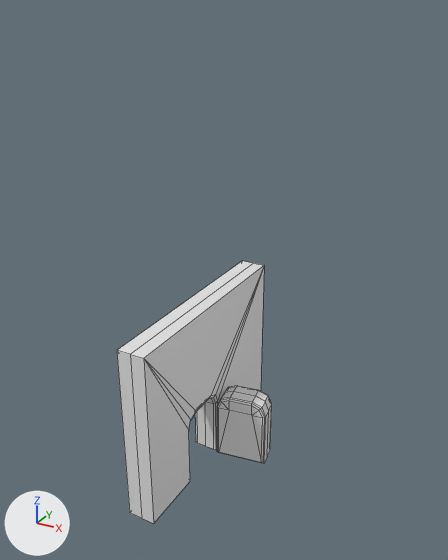
Renders of the Blender file Bruise Cruise/Assets/Models/Level 1/final doorway.blend from each side of a commit.
Both versions are drawn from a camera (50 mm lens) standing at (15.1, -23.8, 18.9) and looking at (-1.4, 6.2, 3.9). Lighting does not change. The marker at lower left points along +X, +Y and +Z. Mesh edges are drawn as thin lines.

Script lines for the objects in view, before the commit:
```python
me_cube = bpy.data.meshes.new('Cube')
me_cube.from_pydata(...)  # 40 vertices, 31 faces; spans x 0.0..0.73, y -4.96..7.22, z -4.56..4.91
me_cube.materials.append(mat_ship_body)  # white #e7e7e7
me_cube_001 = bpy.data.meshes.new('Cube.001')
me_cube_001.from_pydata(...)  # 60 vertices, 64 faces; spans x -0.73..0.73, y -1.41..1.41, z -4.56..-0.64
me_cube_001.materials.append(mat_ship_body)  # white #e7e7e7
ob_door = bpy.data.objects.new('door', me_cube_001)
ob_door.location = (2.14, 2.1, 0.0)
ob_door.rotation_euler = (0.0, 0.0, 1.725)  # degrees (0, 0, 99)
ob_doorway = bpy.data.objects.new('doorway', me_cube)
ob_doorway.location = (0.0, 0.0, 0.0)
_m = ob_doorway.modifiers.new('Mirror', 'MIRROR')
_m.use_clip = True
```
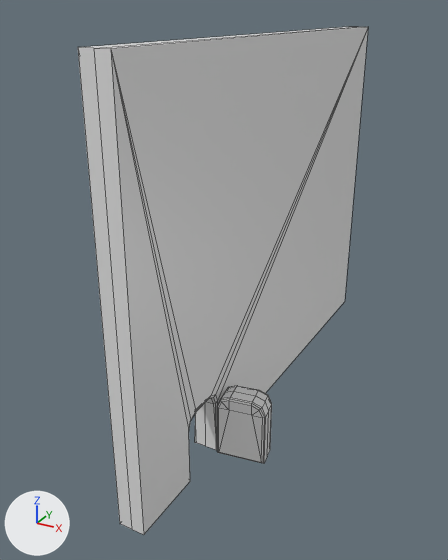
The change, as JSON lines over the scene's bpy script:
```json
{"block": "me_cube", "where": "me_cube.from_pydata(...)  # 40 vertices, 31 faces; spans x 0.0..0.73, y -4.96..7.22, z -4.56..4.91"}
{"block": "me_cube", "where": "# used by ob_doorway; location = (0.0, 0.0, 0.0)"}
{"block": "me_cube", "change": "me_cube part 1"}
{"op": "set", "path": "me_cube.vertices[0].co", "old": "(0.0, 7.22, -4.56)", "new": "(0.0, 24.06, -4.56)"}
{"op": "set", "path": "me_cube.vertices[1].co", "old": "(0.0, -4.96, 4.91)", "new": "(0.0, -5.79, 17.61)", "note": "pixel (130, 354) -> pixel (93, 48)"}
{"op": "set", "path": "me_cube.vertices[2].co", "old": "(0.0, -4.96, -4.56)", "new": "(0.0, -5.79, -4.56)", "note": "pixel (141, 518) -> pixel (131, 529)"}
{"op": "set", "path": "me_cube.vertices[3].co", "old": "(0.0, 7.22, 4.91)", "new": "(0.0, 24.06, 17.61)", "note": "pixel (253, 263) -> pixel (358, 26)"}
{"op": "set", "path": "me_cube.vertices[4].co", "old": "(0.73, 7.22, 4.91)", "new": "(0.73, 24.06, 17.61)", "note": "pixel (264, 265) -> pixel (368, 26)"}
{"op": "set", "path": "me_cube.vertices[5].co", "old": "(0.73, 7.22, -4.56)", "new": "(0.73, 24.06, -4.56)", "note": "not seen -> pixel (344, 301)"}
{"op": "set", "path": "me_cube.vertices[6].co", "old": "(0.73, -4.96, 4.91)", "new": "(0.73, -5.79, 17.61)", "note": "pixel (143, 358) -> pixel (110, 48)"}
{"op": "set", "path": "me_cube.vertices[7].co", "old": "(0.73, -4.96, -4.56)", "new": "(0.73, -5.79, -4.56)", "note": "pixel (153, 523) -> pixel (143, 534)"}
{"block": "me_cube", "change": "me_cube part 2"}
{"op": "set", "path": "me_cube.vertices[17].co", "old": "(0.54, 1.41, -4.56)", "new": "(0.75, 1.41, -4.56)", "note": "pixel (213, 449) -> pixel (217, 450)"}
```

Where the change shows, as pixel boxes (x1, y1, x2, y2) in the pictures (448 x 560 px; the box of a moved part takes in the faces that stretch with it):
```json
{"object": "doorway", "change": "reshaped", "before": [117, 261, 264, 523], "after": [78, 27, 368, 535], "on screen": "97% wider, 94% taller"}
{"part": 1, "of": "me_cube", "change": "moved or reshaped", "before": [117, 261, 264, 523], "after": [78, 27, 368, 535]}
{"part": 2, "of": "me_cube", "change": "moved or reshaped", "before": [196, 401, 216, 449], "after": [195, 401, 217, 450]}
```
